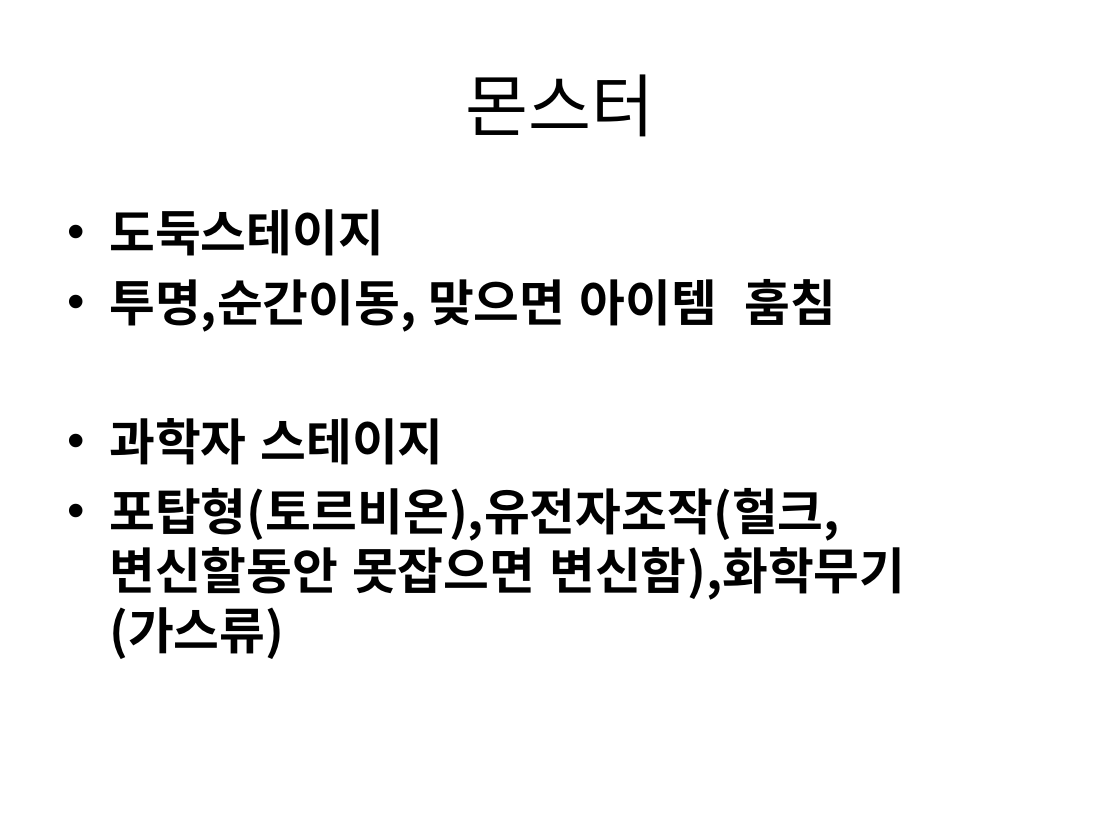
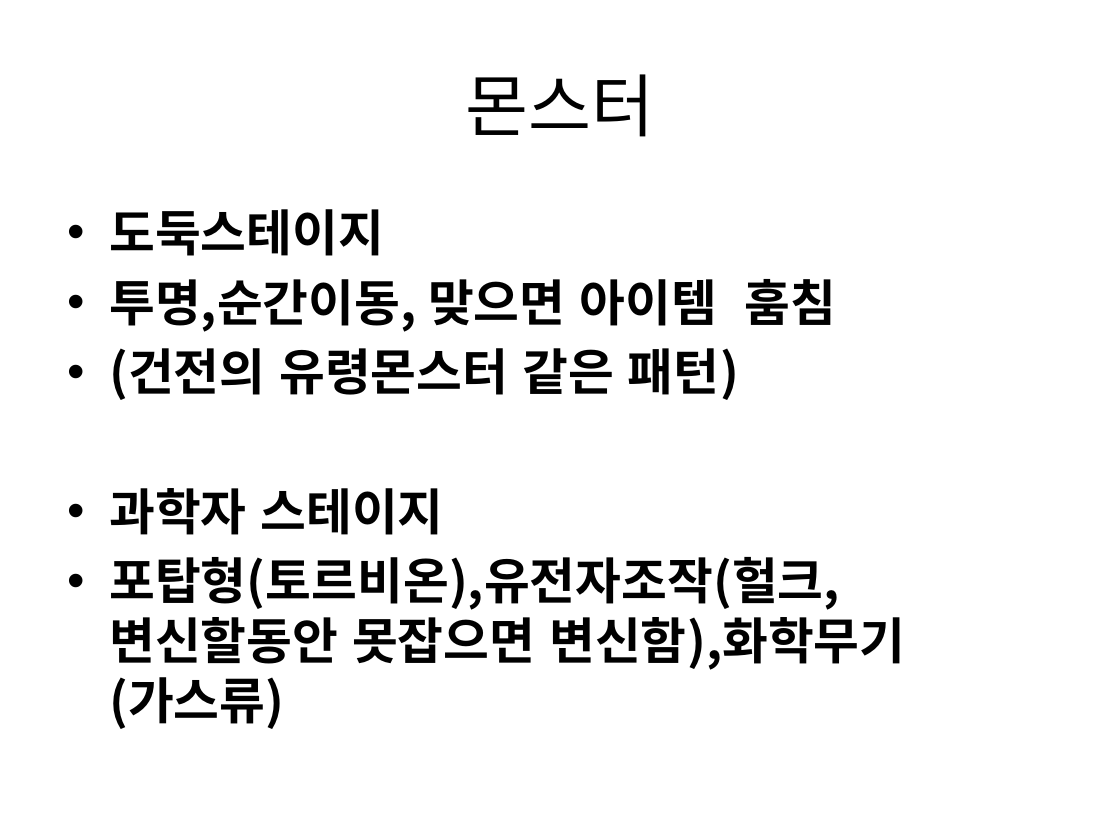
Before and after one commit to gkdlgndpdu/EscapeJail, a slide deck: slide 13 of EscapeJail/Assets/기획/스테이지1기획.pptx (slide 11 before the commit). Drawn at 1120x840 pixels with LibreOffice and Linux fonts; fonts in the diff are those of the drawing. Boxes give left, top, right and bottom in pixels: in the first picture for what was removed or moved away, otherwise in the second. Text is boxed around its words. In the diff, an @@ line names an element or a change of style, - is before the commit and + after.

```diff
--- a/EscapeJail/Assets/기획/스테이지1기획.pptx
+++ b/EscapeJail/Assets/기획/스테이지1기획.pptx
@@ text at [109,348,739,400]: paragraph added @@
+• (건전의 유령몬스터 같은 패턴)
```
Also in this commit, not shown: 3 other slides changed, 2 slides added, 6 other files.
